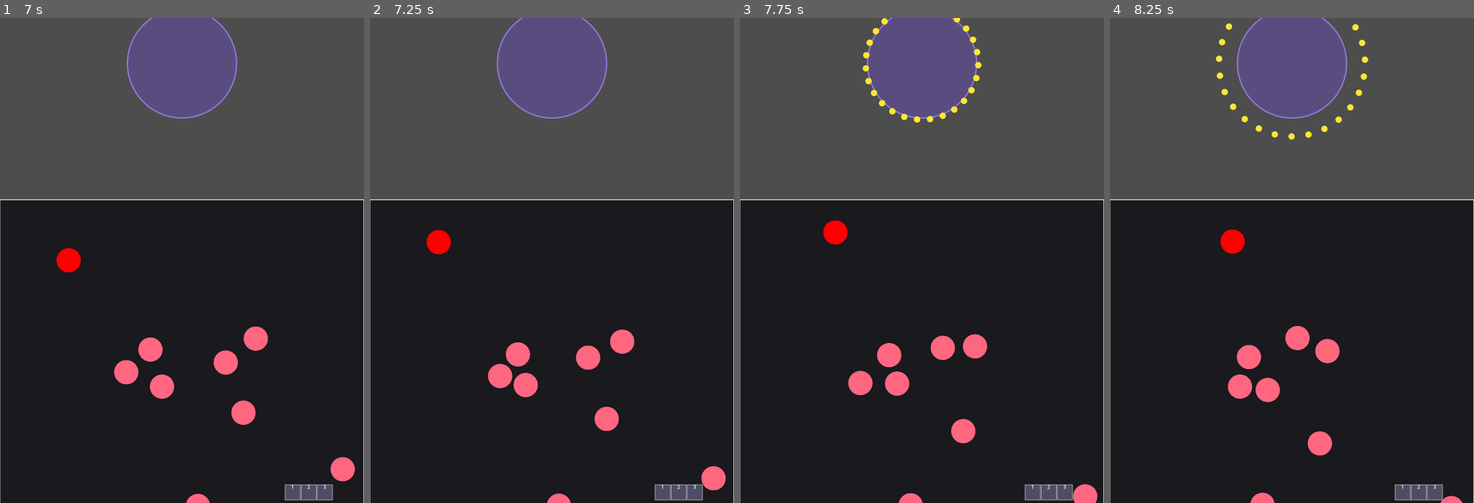
Above: before the commit, frames 1-4 (left to right).
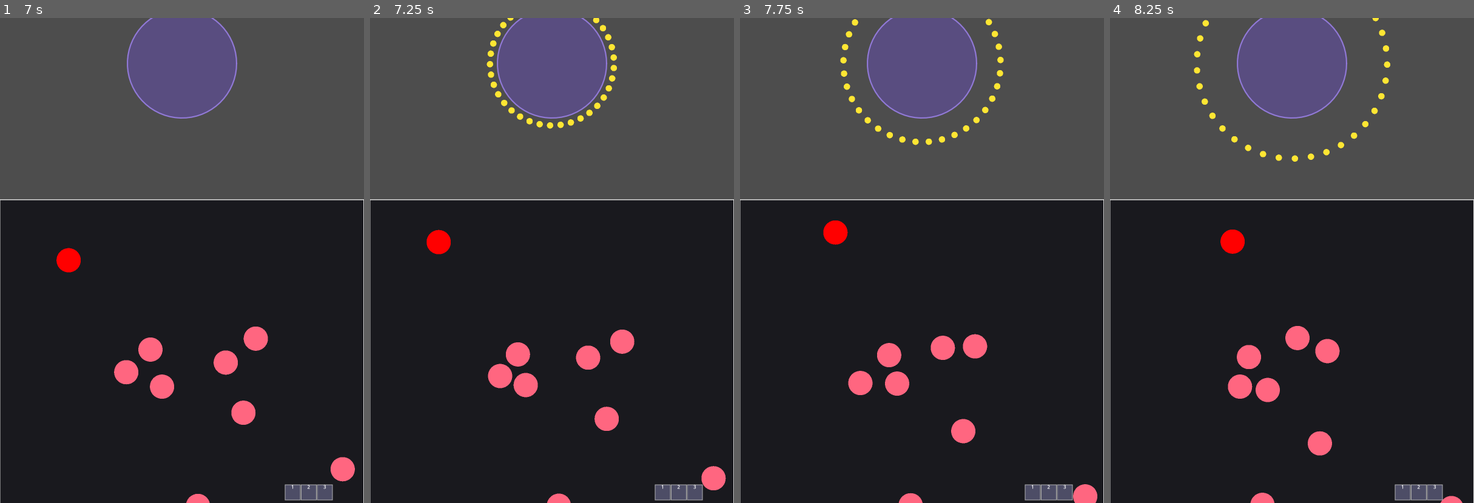
Above: after the commit, the same moments.

Repository: quantaji/domiova-demo
Game: Godot game, scene res://scenes/gameplay/level_1.tscn
Two runs of this game, one before a commit and one after it. Both use one fixed random seed, a clock stepped at 60 frames per second and the inputs below.
Inputs:
- Up to frame 1 (7 s): tap Enter at 0.5 s; hold D (move_right) 0.53-1.28 s; hold S (move_down) 1.28-2.03 s; hold D (move_right) 2.03-2.78 s; hold W (move_up) 2.78-3.53 s; hold A (move_left) 3.53-5.03 s; hold S (move_down) 5.03-5.78 s; hold D (move_right) 5.78-6.53 s; hold W (move_up) from 6.53 s (still down)
- Up to frame 2 (7.25 s): keep holding W (move_up)
- Up to frame 3 (7.75 s): release W (move_up) at 7.28 s; hold D (move_right) from 7.28 s (still down)
- Up to frame 4 (8.25 s): release D (move_right) at 8.03 s; hold S (move_down) from 8.03 s (still down)

Frame 1 is identical in both runs. In frame 2, 0.6% of the frame differs, in the area x 32-68%, y 0-23%; in frame 3, 1.0%, in the area x 27-73%, y 0-27%; in frame 4, 0.9%.

Commit message:
stage 2, 3 complete

Diff:
--- a/config.json
+++ b/config.json
@@ -38,7 +38,7 @@
             "pituitary_border_width": 3.0
         },
         "hormone": {
-            "pellet_pool_size": 400,
+            "pellet_pool_size": 600,
             "pellet_lifetime": 40.0,
             "fsh": {
                 "color": {"r": 1.0, "g": 0.4, "b": 0.8},
@@ -75,10 +75,10 @@
                 "default_intensity": 0.5,
                 "min_intensity": 0.05,
                 "recovery_rate": 0.01,
-                "interval_min": 3.0,
+                "interval_min": 1.0,
                 "interval_max": 10.0,
                 "count_min": 6,
-                "count_max": 50,
+                "count_max": 70,
                 "interval_curve": 1.6,
                 "count_curve": 1.0
             },
@@ -127,7 +127,7 @@
         "energy_rules": {
             "decay_interval": 15.0,
             "decay_amount": 1.0,
-            "zero_energy_death_seconds": 20.0
+            "zero_energy_death_seconds": 40.0
         },
         "skill_costs": {
             "skill1": 3.0,
--- a/scripts/core/FollicleManager.gd
+++ b/scripts/core/FollicleManager.gd
@@ -8,9 +8,13 @@
 
 
 func register_follicle(follicle: Node) -> void:
-	if follicle not in follicles:
-		follicles.append(follicle)
-		follicle_registered.emit(follicle)
+	if follicle in follicles:
+		print("[FollicleManager] WARNING: Follicle already registered! %s" % follicle.name)
+		return
+	follicles.append(follicle)
+	var is_player = follicle.get("is_player") if follicle.has_method("get") else "unknown"
+	print("[FollicleManager] Registered follicle: %s (is_player=%s)" % [follicle.name, is_player])
+	follicle_registered.emit(follicle)
 
 
 func unregister_follicle(follicle: Node) -> void:
--- a/scripts/core/SecretionManager.gd
+++ b/scripts/core/SecretionManager.gd
@@ -84,10 +84,13 @@
 	if far_field_node == null:
 		far_field_node = _find_far_field()
 	if far_field_node == null:
+		print("[SecretionManager] ERROR: Cannot find far_field node!")
 		return
 	if p_type == Secretion.SecretionType.E2:
+		print("[SecretionManager] E2 reached pituitary, calling apply_e2_feedback()")
 		far_field_node.apply_e2_feedback()
 	else:
+		print("[SecretionManager] Inhibin B reached pituitary, calling apply_inhibin_feedback()")
 		far_field_node.apply_inhibin_feedback()
 
 
--- a/scripts/core/StageManager.gd
+++ b/scripts/core/StageManager.gd
@@ -5,6 +5,12 @@
 var death_screen: CanvasLayer = null
 var awaiting_restart: bool = false
 var current_stage: String = "2_0"
+
+# Stage 3 victory tracking
+var stage3_timer: float = 0.0
+var stage3_duration: float = 20.0
+var stage3_active: bool = false
+var victory_shown: bool = false
 
 
 func _ready() -> void:
@@ -12,36 +18,63 @@
 	current_stage = stage_cfg.current
 	if FollicleManager:
 		FollicleManager.follicle_registered.connect(_on_follicle_registered)
-		_connect_existing_follicles()
+		# Defer connection to ensure all follicles are registered
+		call_deferred("_connect_existing_follicles")
+
+
+func _process(delta: float) -> void:
+	if stage3_active and not victory_shown:
+		stage3_timer += delta
+		if stage3_timer >= stage3_duration:
+			_show_victory_screen()
 
 
 func _connect_existing_follicles() -> void:
+	var count = 0
 	for follicle in FollicleManager.get_all_follicles():
 		_on_follicle_registered(follicle)
+		count += 1
+	print("[StageManager] Connected to %d existing follicles" % count)
 
 
 func _on_follicle_registered(follicle: Node) -> void:
 	if follicle == null:
 		return
+	var is_player = follicle.get("is_player") if follicle.has_method("get") else "unknown"
+	print("[StageManager] Registering follicle: is_player=%s" % is_player)
 	if follicle.has_signal("died"):
-		follicle.died.connect(_on_follicle_died.bind(follicle))
+		# Signal emits (follicle), so handler receives it directly
+		follicle.died.connect(_on_follicle_died)
+		print("[StageManager]   - died signal connected")
+	else:
+		print("[StageManager]   - WARNING: No died signal found!")
 	if follicle.has_signal("lh_receptor_acquired"):
 		follicle.lh_receptor_acquired.connect(_on_lh_receptor_acquired)
+		print("[StageManager]   - lh_receptor_acquired signal connected")
+	else:
+		print("[StageManager]   - WARNING: No lh_receptor_acquired signal found!")
 
 
 func _on_follicle_died(follicle: Node) -> void:
+	print("[StageManager] _on_follicle_died called for: %s" % (follicle.name if follicle else "null"))
 	if follicle == null:
-		return
+		print("[StageManager] Follicle is null!")
+		return
+	var is_player = follicle.get("is_player") if follicle.has_method("get") else false
+	print("[StageManager] Follicle %s died (is_player=%s)" % [follicle.name, is_player])
 	if follicle.has_method("get") and follicle.get("is_player"):
+		print("[StageManager] Player died, showing death screen")
 		_show_death_screen()
 		return
 
 	# NPC died, remove from scene
+	print("[StageManager] NPC %s died, calling queue_free()" % follicle.name)
 	follicle.queue_free()
 
 	# Check for stage 2.1 -> 2.2 transition after this frame
 	# (ensures queue_free has taken effect)
 	if current_stage == "2_1":
+		print("[StageManager] Current stage is 2_1, scheduling NPC extinction check")
 		call_deferred("_check_npc_extinction")
 
 
@@ -103,13 +136,63 @@
 	get_tree().reload_current_scene()
 
 
+func _show_victory_screen() -> void:
+	victory_shown = true
+	print("[StageManager] *** SUCCESS! Stage 3 completed after %.1fs ***" % stage3_timer)
+
+	# Pause the game tree
+	get_tree().paused = true
+	awaiting_restart = true
+
+	# Create victory screen overlay
+	death_screen = CanvasLayer.new()
+	death_screen.layer = 200
+	death_screen.process_mode = Node.PROCESS_MODE_ALWAYS
+	get_tree().root.add_child(death_screen)
+
+	# Create dark overlay
+	var overlay: ColorRect = ColorRect.new()
+	overlay.color = Color(0, 0, 0, 0.7)
+	overlay.set_anchors_and_offsets_preset(Control.PRESET_FULL_RECT)
+	death_screen.add_child(overlay)
+
+	# Create success message
+	var message: Label = Label.new()
+	message.text = "SUCCESS"
+	message.add_theme_font_size_override("font_size", 72)
+	message.horizontal_alignment = HORIZONTAL_ALIGNMENT_CENTER
+	message.vertical_alignment = VERTICAL_ALIGNMENT_CENTER
+	message.set_anchors_preset(Control.PRESET_CENTER)
+	message.offset_top = -100
+	message.offset_bottom = -50
+	message.offset_left = -300
+	message.offset_right = 300
+	message.add_theme_color_override("font_color", Color(0.2, 1.0, 0.3))  # Green color
+	death_screen.add_child(message)
+
+	# Create continue prompt
+	var prompt: Label = Label.new()
+	prompt.text = "Press Any Key to Continue"
+	prompt.add_theme_font_size_override("font_size", 24)
+	prompt.horizontal_alignment = HORIZONTAL_ALIGNMENT_CENTER
+	prompt.vertical_alignment = VERTICAL_ALIGNMENT_CENTER
+	prompt.set_anchors_preset(Control.PRESET_CENTER)
+	prompt.offset_top = 50
+	prompt.offset_bottom = 100
+	prompt.offset_left = -300
+	prompt.offset_right = 300
+	death_screen.add_child(prompt)
+
+
 ## Stage transition: 2.0 -> 2.1 when player acquires first LH receptor
 func _on_lh_receptor_acquired(follicle: Node, count: int) -> void:
 	if follicle == null:
 		return
 	# Only trigger on player's first receptor
 	if follicle.has_method("get") and follicle.get("is_player"):
+		print("[StageManager] Player acquired LH receptor #%d" % count)
 		if count == 1 and current_stage == "2_0":
+			print("[StageManager] First receptor, triggering 2.0 -> 2.1 transition")
 			_transition_to_stage("2_1")
 
 
@@ -124,7 +207,9 @@
 			if not follicle.get("is_dead"):
 				npc_count += 1
 
+	print("[StageManager] Checking NPC extinction: %d NPCs alive" % npc_count)
 	if npc_count == 0:
+		print("[StageManager] All NPCs dead, triggering 2.1 -> 2.2 transition")
 		_transition_to_stage("2_2")
 
 
@@ -133,10 +218,17 @@
 	if current_stage == new_stage:
 		return
 
-	print("[StageManager] Stage transition: %s -> %s" % [current_stage, new_stage])
+	print("[StageManager] *** STAGE TRANSITION: %s -> %s ***" % [current_stage, new_stage])
 	current_stage = new_stage
 	stage_cfg.current = new_stage
 
 	# Update config reference so all systems see the new stage
 	var full_stage_cfg = ConfigManager.get_config("world.stage")
 	full_stage_cfg.current = new_stage
+	print("[StageManager] Stage config updated. New stage: %s" % full_stage_cfg.current)
+
+	# Start victory timer if entering Stage 3
+	if new_stage == "3":
+		print("[StageManager] Stage 3 started, victory timer begins (%.1fs)" % stage3_duration)
+		stage3_active = true
+		stage3_timer = 0.0
--- a/scripts/entities/FollicleBase.gd
+++ b/scripts/entities/FollicleBase.gd
@@ -116,6 +116,7 @@
 	_emit_status()
 
 	_init_controller()
+	print("[FollicleBase] Registering %s with FollicleManager" % name)
 	FollicleManager.register_follicle(self)
 
 
@@ -304,6 +305,8 @@
 			energy_decay_timer = 0.0
 			energy = clampf(energy - energy_decay_amount, 0.0, energy_max)
 			energy_changed.emit(energy)
+			if not is_player and energy == 0.0:
+				print("[FollicleBase] NPC energy reached 0, zero_energy_timer will start")
 	else:
 		energy_decay_timer = 0.0
 
@@ -311,6 +314,8 @@
 		if energy <= 0.0:
 			zero_energy_timer += delta
 			if zero_energy_timer >= zero_energy_death_seconds:
+				if not is_player:
+					print("[FollicleBase] NPC zero energy for %.1fs, triggering death" % zero_energy_timer)
 				_die()
 		else:
 			zero_energy_timer = 0.0
@@ -328,10 +333,15 @@
 func _die() -> void:
 	if is_dead:
 		return
+	print("[FollicleBase] %s dying (is_player=%s)" % [name, is_player])
 	is_dead = true
 	movement_system.velocity = Vector2.ZERO
 	set_physics_process(false)
+	# Make dead follicle semi-transparent
+	modulate.a = 0.3
+	print("[FollicleBase] Emitting died signal for %s" % name)
 	died.emit(self)
+	print("[FollicleBase] Died signal emitted for %s" % name)
 
 
 func _emit_status() -> void:
--- a/scripts/gameplay/FarField.gd
+++ b/scripts/gameplay/FarField.gd
@@ -239,12 +239,16 @@
 		pituitary_fsh_cfg.recovery_rate,
 		pituitary_fsh_cfg.min_intensity
 	)
-	lh_intensity = _recover_intensity(
-		lh_intensity,
-		pituitary_lh_cfg.default_intensity,
-		pituitary_lh_cfg.recovery_rate,
-		pituitary_lh_cfg.min_intensity
-	)
+	# In Stage 3, lock LH intensity at 1.0 (no recovery)
+	if not has_flipped:
+		lh_intensity = _recover_intensity(
+			lh_intensity,
+			pituitary_lh_cfg.default_intensity,
+			pituitary_lh_cfg.recovery_rate,
+			pituitary_lh_cfg.min_intensity
+		)
+	else:
+		lh_intensity = 1.0
 
 
 ## Emit a circular wave of hormone pellets
@@ -306,19 +310,32 @@
 
 func apply_e2_feedback() -> void:
 	e2_received_count += 1
-	fsh_intensity = _apply_feedback(fsh_intensity, pituitary_feedback_cfg.e2_to_fsh_strength, pituitary_fsh_cfg.min_intensity)
-	lh_intensity = _apply_feedback(lh_intensity, pituitary_feedback_cfg.e2_to_lh_strength, pituitary_lh_cfg.min_intensity)
+	print("[FarField] E2 received! Count: %d / %d, Current stage: %s" % [e2_received_count, flip_e2_count, stage_cfg.current])
+
+	# Only apply negative feedback before LH surge
+	if not has_flipped:
+		fsh_intensity = _apply_feedback(fsh_intensity, pituitary_feedback_cfg.e2_to_fsh_strength, pituitary_fsh_cfg.min_intensity)
+		lh_intensity = _apply_feedback(lh_intensity, pituitary_feedback_cfg.e2_to_lh_strength, pituitary_lh_cfg.min_intensity)
 
 	if not has_flipped and e2_received_count >= flip_e2_count:
+		print("[FarField] *** STAGE FLIP TO 3! LH SURGE TRIGGERED ***")
 		has_flipped = true
 		lh_intensity = 1.0
-		stage_cfg.current = "3"
+		# Notify StageManager to start victory timer
+		if StageManager:
+			StageManager._transition_to_stage("3")
+		else:
+			stage_cfg.current = "3"
 		_schedule_next_lh()
 
 
 func apply_inhibin_feedback() -> void:
-	fsh_intensity = _apply_feedback(fsh_intensity, pituitary_feedback_cfg.inhibin_to_fsh_strength, pituitary_fsh_cfg.min_intensity)
-	lh_intensity = _apply_feedback(lh_intensity, pituitary_feedback_cfg.inhibin_to_lh_strength, pituitary_lh_cfg.min_intensity)
+	# Only apply negative feedback before LH surge
+	if not has_flipped:
+		fsh_intensity = _apply_feedback(fsh_intensity, pituitary_feedback_cfg.inhibin_to_fsh_strength, pituitary_fsh_cfg.min_intensity)
+		lh_intensity = _apply_feedback(lh_intensity, pituitary_feedback_cfg.inhibin_to_lh_strength, pituitary_lh_cfg.min_intensity)
+	else:
+		print("[FarField] Inhibin ignored in Stage 3 (LH surge active)")
 
 
 func _schedule_next_fsh() -> void:
